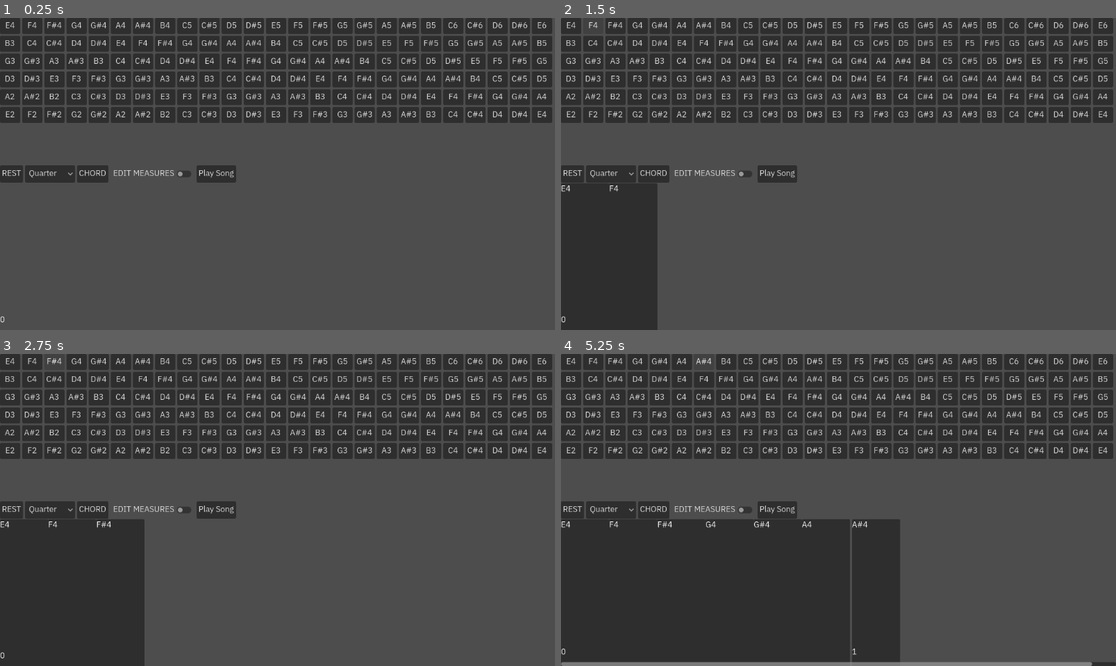
Above: before the commit, frames 1-4 (two rows, left to right).
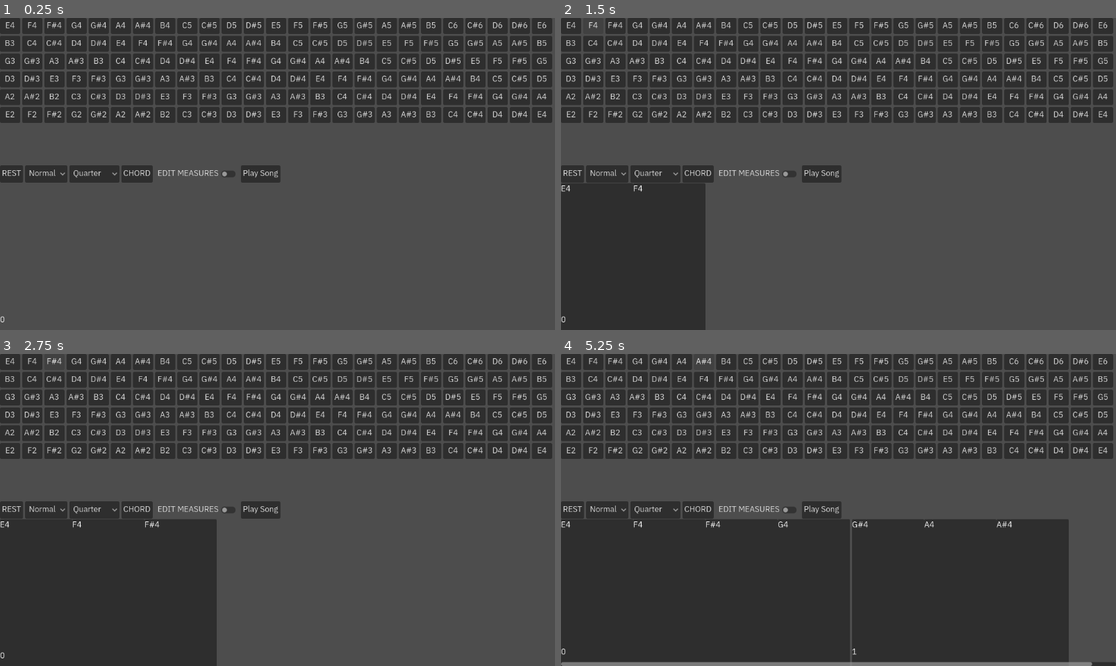
Above: after the commit, the same moments.

Repository: TetroTheo/GuitarMaster
Game: Godot game, scene res://test.tscn
Two runs of this game, one before a commit and one after it. Both use one fixed random seed, a clock stepped at 60 frames per second and the inputs below. Sound files missing from this copy of the repository are replaced by a short silence.
Inputs:
- Up to frame 1 (0.25 s): no input
- Up to frame 2 (1.5 s): click "E4" at 0.5 s; click "F4" at 1.25 s
- Up to frame 3 (2.75 s): click "F#4" at 2 s
- Up to frame 4 (5.25 s): click "G4" at 2.75 s; click "G#4" at 3.5 s; click "A4" at 4.25 s; click "A#4" at 5 s

The runs differ from the first frame. In frame 1, 1.3% of the frame differs, in the area x 5-51%, y 47-53%; in frame 2, 5.4%; in frame 3, 7.5%; in frame 4, 15%, in the area x 5-92%, y 47-99%.

Commit message:
added more note duration modifiers, such as triplets and dotted notes. also, notes can be played from any node now, because the function to play them is within the class itself! you just need to tell it which node to add the audio to!

Diff:
--- a/communicator.gd
+++ b/communicator.gd
@@ -4,6 +4,8 @@
 ## we're making this a variable for multi-track support in the future. hopefully!
 @onready var track = $Track
 var duration := 0.25
+## so we keep track of what modifier mode we're in
+var duration_modifier := 1.0
 var chord_notes : Array[Note] = []
 var chord_creation := false
 
@@ -15,10 +17,12 @@
 		chord_notes.append(note)
 		return
 	var npkg = NotePackage.new()
-	npkg.duration = duration
+	## apply modifier here
+	npkg.duration = duration * duration_modifier
 	npkg.notes.append(note)
 	track.add_note_pkg(npkg)
-	play_sound(note)
+	#play_sound(note)
+	note.play_sound($AudioPlayers)
 
 func play_sound(note : Note):
 	var audio_player := AudioStreamPlayer.new()
@@ -39,7 +43,7 @@
 ## add a rest
 func on_rest_pressed() -> void:
 	var npkg = NotePackage.new()
-	npkg.duration = duration
+	npkg.duration = duration * duration_modifier
 	track.add_note_pkg(npkg)
 
 ## if we are turning off the chord feature, then
@@ -49,7 +53,8 @@
 	if not chord_creation:
 		if chord_notes:
 			var npkg = NotePackage.new()
-			npkg.duration = duration
+			## apply modifier here
+			npkg.duration = duration * duration_modifier
 			for note in chord_notes:
 				# make sure that notes do not repeat strings later
 				npkg.notes.append(note)
@@ -87,3 +92,17 @@
 func _on_play_song_pressed() -> void:
 	var song = track.get_song()
 	print(song)
+
+## gives more configurability to the note
+## allows triplets, dotted, and double dotted
+## of course, this will make playback a bit trickier, but not too much more than it already will be!
+func _on_duration_modifiers_item_selected(index: int) -> void:
+	match index:
+		0: ## normal
+			duration_modifier = 1.0
+		1: ## triplet
+			duration_modifier = 1.0/3
+		2: ## dotted
+			duration_modifier = 1.5
+		3: ## double dotted
+			duration_modifier = 1.75
--- a/note.gd
+++ b/note.gd
@@ -48,3 +48,15 @@
 
 func _to_string() -> String:
 	return note_name() + '(S' + str(string) + 'F' + str(fret) + ')'
+
+## so that you can easily play a note from any node!
+func play_sound(node : Node):
+	var audio_player := AudioStreamPlayer.new()
+	audio_player.stream = load("uid://jre4lw6j7p4d")
+	audio_player.finished.connect(on_audio_player_finished.bind(audio_player))
+	audio_player.pitch_scale = scale_pitch()
+	node.add_child(audio_player)
+	audio_player.play()
+
+static func on_audio_player_finished(audio_player):
+	audio_player.queue_free()
--- a/scenes/sync-test.tscn
+++ b/scenes/sync-test.tscn
@@ -5,7 +5,7 @@
 
 [sub_resource type="AudioStreamGenerator" id="AudioStreamGenerator_8uh7m"]
 
-[node name="Sync" type="Node2D" unique_id=1034481522]
+[node name="Node" type="Node" unique_id=1450119882]
 script = ExtResource("1_wtrvg")
 
 [node name="AudioStreamPlayer" type="AudioStreamPlayer" parent="." unique_id=1694715629]
--- a/scripts/sync.gd
+++ b/scripts/sync.gd
@@ -1,4 +1,4 @@
-extends Node2D
+extends Node
 
 var bpm = 120
 var seconds_per_beat = 60.0 /bpm
--- a/test-measure.gd
+++ b/test-measure.gd
@@ -8,7 +8,7 @@
 ## 1.0 = 4/4
 ## 1.5 = 6/4
 ## 0.75 = 3/4
-var measure_length := 1.5
+var measure_length := 1.0
 
 ## the sheet calls this when making a new measure, so that the new measure may
 ## bind all of its editing buttons directly to that sheet.
--- a/test.tscn
+++ b/test.tscn
@@ -41,6 +41,21 @@
 layout_mode = 2
 text = "REST"
 
+[node name="DurationModifiers" type="OptionButton" parent="Communicator/Editing" unique_id=1565503565]
+layout_mode = 2
+selected = 0
+fit_to_longest_item = false
+allow_reselect = true
+item_count = 4
+popup/item_0/text = "Normal"
+popup/item_0/id = 0
+popup/item_1/text = "Triple (1/3x)"
+popup/item_1/id = 1
+popup/item_2/text = "Dotted (3/2x)"
+popup/item_2/id = 2
+popup/item_3/text = "Double Dotted (7/4x)"
+popup/item_3/id = 3
+
 [node name="Duration" type="OptionButton" parent="Communicator/Editing" unique_id=53274829]
 layout_mode = 2
 selected = 2
@@ -75,6 +90,7 @@
 [node name="AudioPlayers" type="Node" parent="Communicator" unique_id=1900118977]
 
 [connection signal="pressed" from="Communicator/Editing/Rest" to="Communicator" method="on_rest_pressed"]
+[connection signal="item_selected" from="Communicator/Editing/DurationModifiers" to="Communicator" method="_on_duration_modifiers_item_selected"]
 [connection signal="item_selected" from="Communicator/Editing/Duration" to="Communicator" method="on_duration_changed"]
 [connection signal="toggled" from="Communicator/Editing/Chord" to="Communicator" method="on_chord_toggled"]
 [connection signal="toggled" from="Communicator/Editing/MeasureEdit" to="Communicator" method="on_measure_edit_toggled"]
